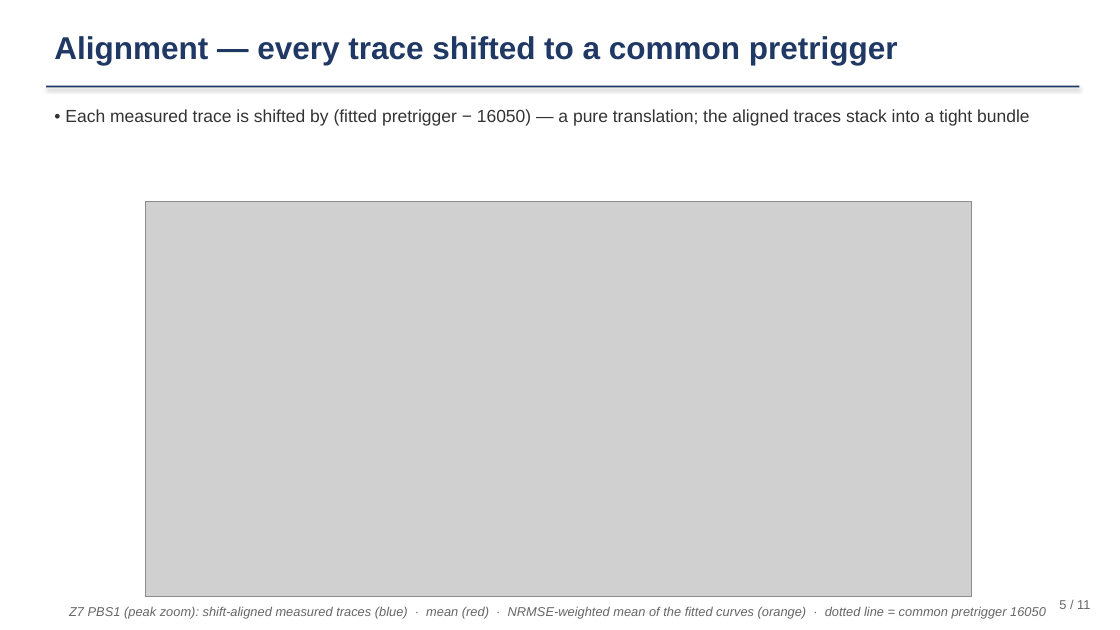
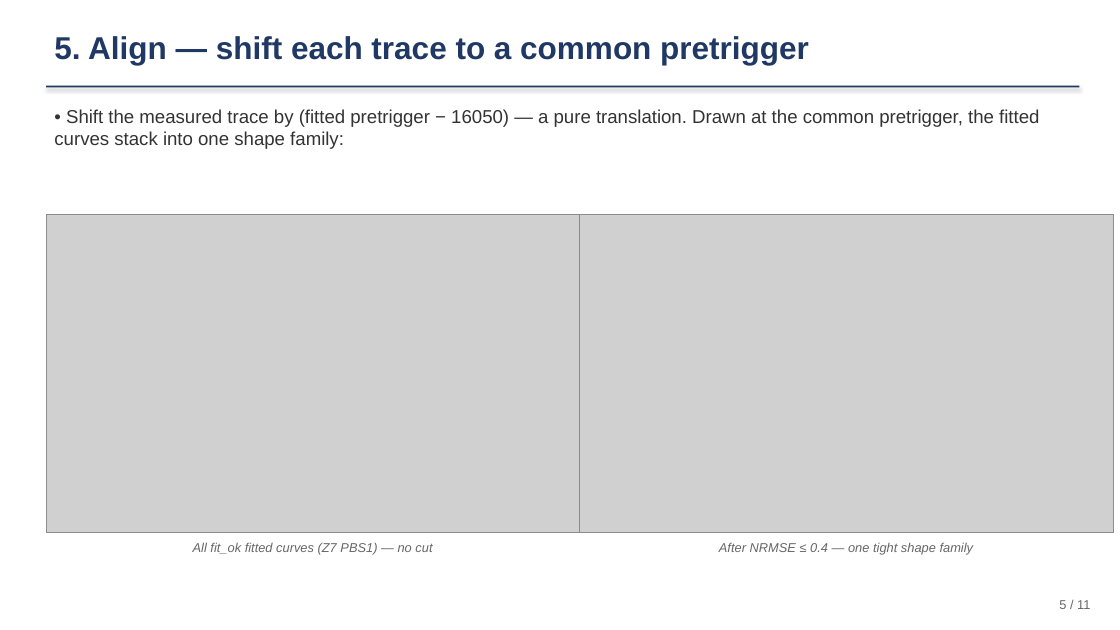
Before and after one commit to ZhihengLi0/urop, a slide deck: slide 5 of snolab/presentation/SNOLAB_R4_pulse_templates_20260715.pptx. Drawn at 1120x630 pixels with LibreOffice and Linux fonts; fonts in the diff are those of the drawing; grey boxes stand for pictures. Boxes give left, top, right and bottom in pixels: in the first picture for what was removed or moved away, otherwise in the second. Text is boxed around its words. In the diff, an @@ line names an element or a change of style, - is before the commit and + after.

```diff
--- a/snolab/presentation/SNOLAB_R4_pulse_templates_20260715.pptx
+++ b/snolab/presentation/SNOLAB_R4_pulse_templates_20260715.pptx
@@ text at <box>54,36,809,65</box>: text changed @@
-Alignment — every trace shifted to a common pretrigger
+5. Align — shift each trace to a common pretrigger
@@ text at <box>54,109,1039,149</box>: text changed; size 15 to 16 pt @@
-• Each measured trace is shifted by (fitted pretrigger − 16050) — a pure translation; the aligned traces stack into a tight bundle
+• Shift the measured trace by (fitted pretrigger − 16050) — a pure translation. Drawn at the common pretrigger, the fitted curves stack into one shape family:
@@ picture removed at <box>145,202,972,597</box> @@
@@ picture added at <box>46,214,580,533</box> @@
@@ picture added at <box>580,214,1113,533</box> @@
@@ text added at <box>193,542,432,554</box>, 11 pt, text #666666, italic @@
+All fit_ok fitted curves (Z7 PBS1) — no cut
@@ text added at <box>719,542,974,554</box>, 11 pt, text #666666, italic @@
+After NRMSE ≤ 0.4 — one tight shape family
@@ text removed at <box>69,606,1046,618</box> @@
-Z7 PBS1 (peak zoom): shift-aligned measured traces (blue) · mean (red) · NRMSE-weighted mean of the fitted curves (orange) · dotted line = common pretrigger 16050
```
Also in this commit, not shown: 1 other slide changed, 6 other files.
